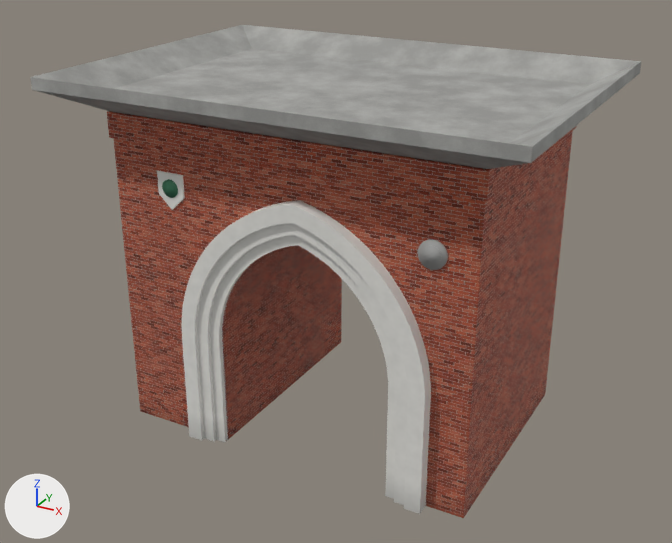
What one commit did to the Blender file assets/source/blender/landmarks/main_gate_tower.blend.
Both versions are drawn from a 50 mm lens placed at (10.34, -16.76, 14.2), pointed at (-0.63, 3.19, 4.22). The lights are fixed; the arrows at lower left show +X, +Y and +Z. The older version comes first.

Objects in the first picture: 'GateArchRings', 'GateBrickMass', 'GateMedallion', 'GatePassageVault', 'GateRoofCap' and 2 more.
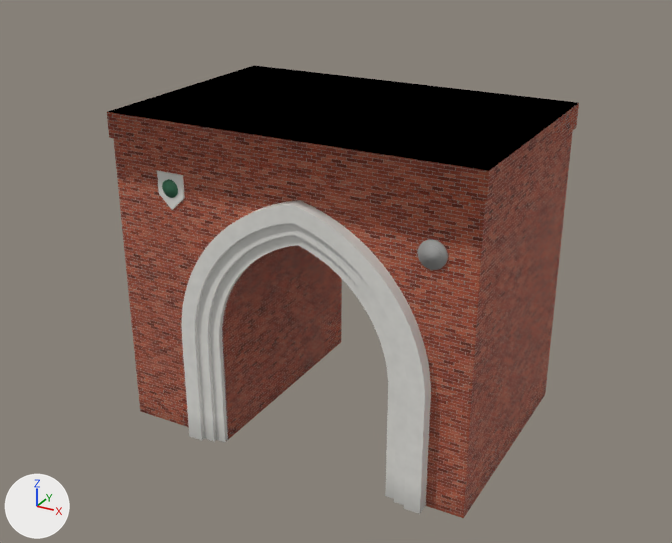
Boxes [x1, y1, x2, y2] around the edits, measured in the pictures (672 x 543 px):
'GateRoofCap', surface changed
    both: [30, 25, 641, 169]
part 1 of me_gatebrickmassmesh, recoloured
    before: [108, 111, 491, 171]
    after: [108, 65, 578, 171]
part 2 of me_gatepassagevaultmesh, recoloured
    after: [211, 76, 500, 155]

The change, as a diff of the scene's bpy script:
```diff
--- a/assets/source/blender/landmarks/main_gate_tower.blend.py
+++ b/assets/source/blender/landmarks/main_gate_tower.blend.py
@@ mat_gateroofcutaway @@
+mat_gateroofcutaway = bpy.data.materials.new('GateRoofCutaway')
+mat_gateroofcutaway.use_nodes = True; mat_gateroofcutaway.node_tree.nodes.clear()
+_N = mat_gateroofcutaway.node_tree.nodes; _L = mat_gateroofcutaway.node_tree.links
+n0 = _N.new('ShaderNodeOutputMaterial'); n0.name = 'Material Output'
+n1 = _N.new('ShaderNodeHoldout'); n1.name = 'Holdout'
+_L.new(n1.outputs[0], n0.inputs[0])  # 'Holdout' to 'Surface'
@@ me_gatebrickmassmesh @@
 me_gatebrickmassmesh.from_pydata(...)  # 320 vertices, 240 faces; spans x -5.45..4.45, y 0.27..6.81, z 0.0..8.6
 # used by ob_gatebrickmass; location = (0.0, 0.0, 0.0)
+# me_gatebrickmassmesh part 1: all 3 faces centred in x -3.88..3.38, y 3.54, z 8.6 switch from mat_gatebrick to mat_gateroofcutaway
@@ me_gatepassagevaultmesh @@
 me_gatepassagevaultmesh.from_pydata(...)  # 228 vertices, 226 faces; spans x -2.38..2.38, y 0.34..6.74, z 3.0..8.6
 # used by ob_gatepassagevault; location = (0.0, 0.0, 0.0)
+# me_gatepassagevaultmesh part 2: all 56 faces centred in x -2.38..2.38, y 3.54, z 8.6 switch from mat_gatebrick to mat_gateroofcutaway
@@ ob_gateroofcap @@
 ob_gateroofcap.location = (0.0, 0.0, 0.0)
+ob_gateroofcap.visible_camera = False
```
